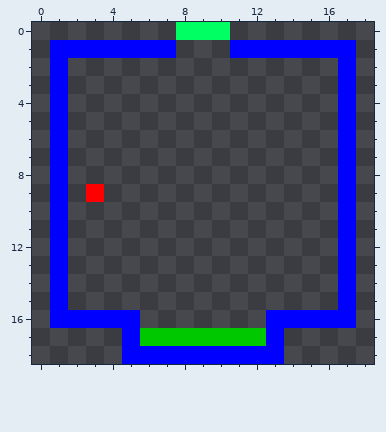
Edited in one commit: pixel-art sprite (assets/maps/barrer.png). Above is the file before it was changed.
The file is 19x19 pixels. Pixels under 10% opacity are left out.
Once edited:
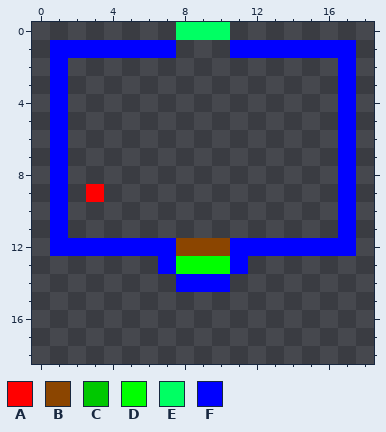
Palette (. is transparent): A #ff0000  B #8b4500  C #00c800  D #00ff00  E #00ff63  F #0000ff
Diff:
y 12: x 2..16 ............... -> FFFFFFBBBFFFFFF
y 13: x 1 F -> .; x 7..11 ..... -> FDDDF; x 17 F -> .
y 14: x 1 F -> .; x 8..10 ... -> FFF; x 17 F -> .
y 15: x 1 F -> .; x 17 F -> .
y 16: x 1..5 FFFFF -> .....; x 13..17 FFFFF -> .....
y 17: x 5..13 FCCCCCCCF -> .........
y 18: x 5..13 FFFFFFFFF -> .........
Changed places in both pictures, as pixel boxes (x1, y1, x2, y2):
changed: (50, 238, 356, 364)
